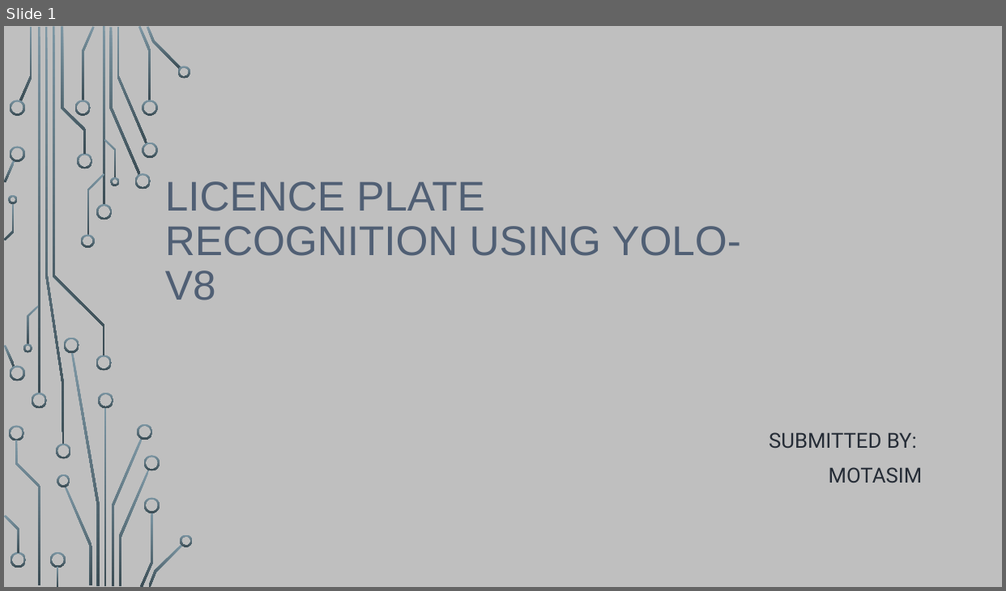
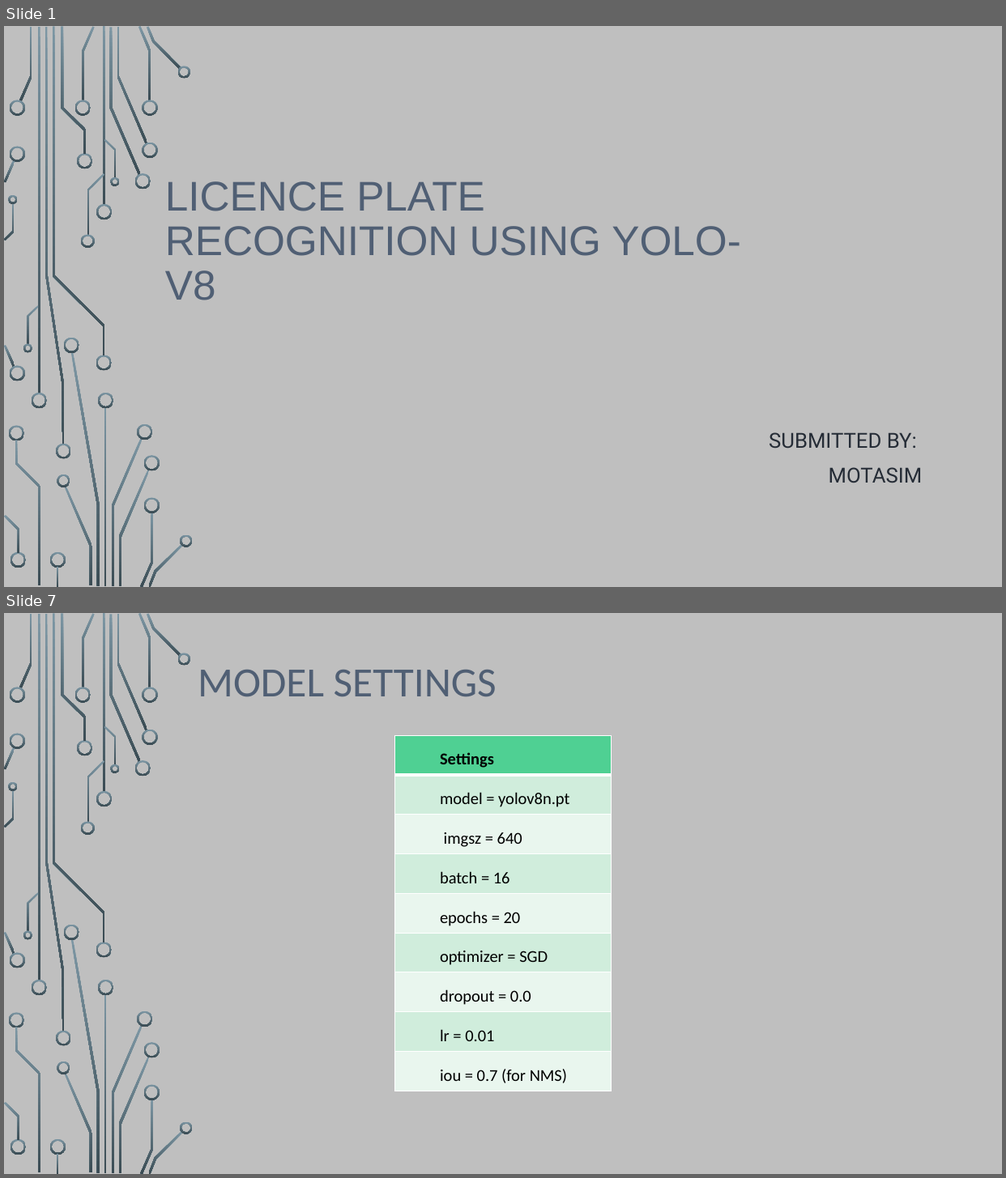
Before and after one commit to motasimmakki/Number-Plate-Recognition-With-DB-Connectivity-Using-YOLO-V8, a slide deck: Docs_Work/presentation.pptx. Shown one above the other, each under a label of ours: slide 1 before the commit, slides 1 and 7 after it; the slides between them are not shown. The pictures are 1006x591 and 1006x1178 pixels, drawn with LibreOffice and Linux fonts; fonts in the diff are those of the drawing; background and template pictures are left out. Boxes give left, top, right and bottom in pixels: in the first picture for what was removed or moved away, otherwise in the second. Text is boxed around its words. In the diff, an @@ line names an element or a change of style, - is before the commit and + after.

```diff
--- a/Docs_Work/presentation.pptx
+++ b/Docs_Work/presentation.pptx
@@ slide 7 added at [4,613,1002,1174], background picture (left out); not listed: 54 template elements that a slide beside it also shows @@
@@ title added at [198,670,496,696], 40 pt, text #505F74 @@
+MODEL SETTINGS
@@ table added at [394,736,612,1092], 9 rows, 1 columns @@
+Settings
+model = yolov8n.pt
+imgsz = 640
+batch = 16
+epochs = 20
+optimizer = SGD
+dropout = 0.0
+lr = 0.01
+iou = 0.7 (for NMS)
```
Also in this commit, not shown: 4 slides changed, 8 other slides added, 1 slide removed, 1 other file.
